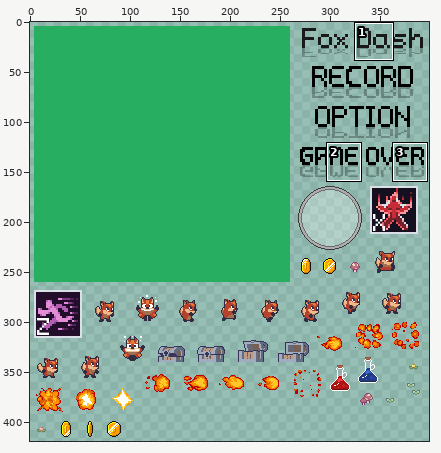
Sprite sheet: Resource/TextureAtlas/TextureAtlas.png. Above, an overview of the earlier version with the close-up marked.
Close-up. Earlier state:
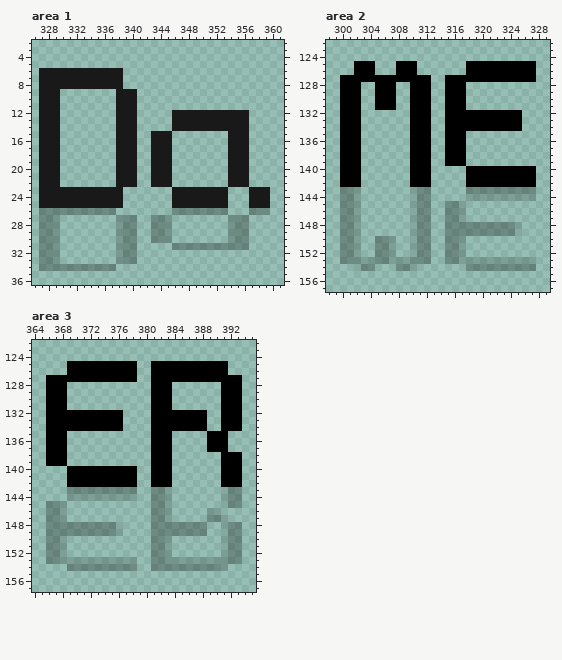
The file is 512x512 pixels. Pixels under 10% opacity are left out. Colours within 5 levels of each other are drawn and written as one. Shown: area 1: x 326..361, y 2..36; area 2: x 298..329, y 122..157; area 3: x 364..395, y 122..157. The wide view leaves out empty margins. The commit also changed other parts of the picture, which this record leaves out.
The same view after the edit:
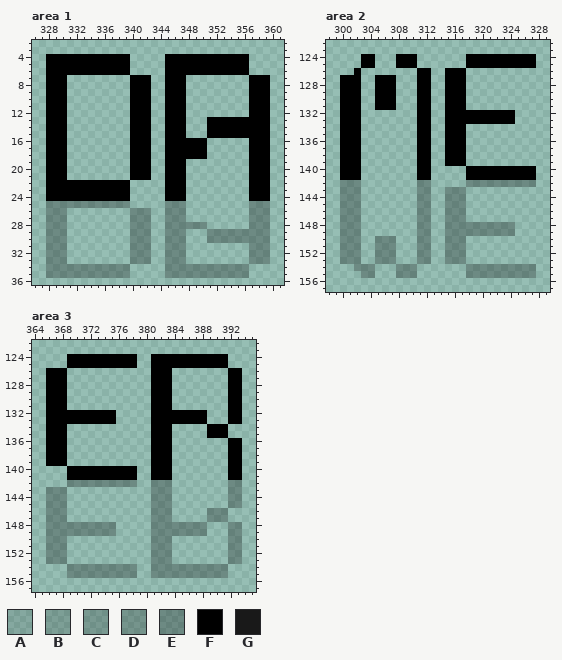
Palette (. is transparent): A #0000001d  B #0000002a  C #00000031  D #00000038  E #00000046  F #000000  G #191919
Diff:
Changed rows in their new state; - is an unchanged pixel.
Area 1:
first column x 327:
 4 -FFFFFFFFFFFF-----FFFFFFFFFFFF---
 5 -FFFFFFFFFFFF-----FFFFFFFFFFFF---
 6 .FFFFFFFFFFFF-----FFFFFFFFFFFF---
 7 .FFF........-FFF--FFF---------FFF
 8 .FFF........-FFF--FFF---------FFF
 9 .FFF-------..FFF--FFF---------FFF
10 .FFF-------..FFF--FFF---------FFF
11 .FFF-------..FFF--FFF---------FFF
12 .FFF-------..FFF--FFF.........FFF
13 .FFF-------..FFF--FFF...FFFFFFFFF
14 .FFF-------..FFF--FFF...FFFFFFFFF
15 .FFF-------..FFF..FFF---FFFFFFFFF
16 .FFF-------..FFF..FFFFFF---...FFF
17 .FFF-------..FFF..FFFFFF---...FFF
18 .FFF-------..FFF..FFFFFF---...FFF
19 .FFF-------..FFF..FFF------...FFF
20 .FFF-------..FFF..FFF------...FFF
21 .FFF-------..FFF..FFF------...FFF
22 .FFFFFFFFFFFF.--..FFF------...FFF
23 .FFFFFFFFFFFF-----FFF......---FFF
24 .FFFFFFFFFFFF-----FFF......---FFF
25 .EEEEEEEEEEEE-----EEE......---EEE
26 .---.......--EEE--E--......-----E
27 .-EE-------..-EE..EEE------...EEE
28 .-EE-------..-EE..EEEEEE---...EEE
29 .-EE-------..-EE..EEE---EEEE--EEE
30 .-EE-------..-EE..EEE---EEEE--EEE
31 .-EE-------..-EE--E--.........EEE
32 .-EE-------..-EE--EEE---------EEE
33 .-EE-------..-EE--EEE---------EEE
34 .----------EE-----EEEEEEEEEEEE---
35 -EEEEEEEEEEEE-----EEEEEEEEEEEE---
Area 2:
first column x 300:
124 ---FF---FFF-------FFFFFFFFFF
125 --.-------------------------
126 ---..---...FF--FFF..........
127 ---..---...-------..........
128 ----------.-----------------
129 ----------.-----------------
130 ----------.-----------------
131 ----------.-----------------
132 ----------.--------------.--
133 ----------.--------------.--
134 ----------.-------........--
135 ----------.-----------------
136 ----------.-----------------
137 ----------.-----------------
138 ----------.-----------------
139 ----------.-----------------
140 ----------.-----------------
141 ----------.-----------------
142 EEE-------.EE-----EEEEEEEEEE
143 --E-------.----EEE..........
144 --E-------.----EEE..........
145 --E-------.------E----------
146 --E-------.------E----------
147 --E-------.------E----------
148 --E-------.--------------.--
149 --E-------.--------------.--
150 --E----E--.------E----------
151 --E----E--.------E----------
152 --E----E--.------E----------
153 --E..--E...------E..........
154 --E-------E-----------------
155 ---EE---EEE-------EEEEEEEEEE
Area 3:
first column x 366:
124 ---FFFFFFFFFF--FFFFFFFFFFF--
126 FFF..........-----........FF
127 ---..........-----........--
128 -------------------------.--
129 -------------------------.--
130 -------------------------.--
131 -------------------------.--
132 ----------.--------------.--
133 ----------.--------------.--
134 ---........-------.....FF-..
136 -----------------------...FF
137 -----------------------...FF
138 -------------------------.--
139 -------------------------.--
140 -------------------------.--
141 -------------------------.--
142 ---EEEEEEEEEE--EEE-------.EE
143 EEE..........----E-------.--
144 EEE..........----E-------.--
145 --E--------------E-------.--
146 --E--------------E-----EEE--
147 --E--------------E-------E--
148 ----------.--------------.--
149 ----------.--------------.--
150 --E--------------E-------.--
151 --E--------------E-------.--
152 --E--------------E-------.--
153 --E..........----E........--
154 -------------------------E--
155 ---EEEEEEEEEE--EEEEEEEEEEE--
Changed places in both close-ups, as pixel boxes (x1, y1, x2, y2):
changed: (39, 54, 270, 278)
changed: (340, 54, 536, 278)
changed: (46, 354, 242, 578)
